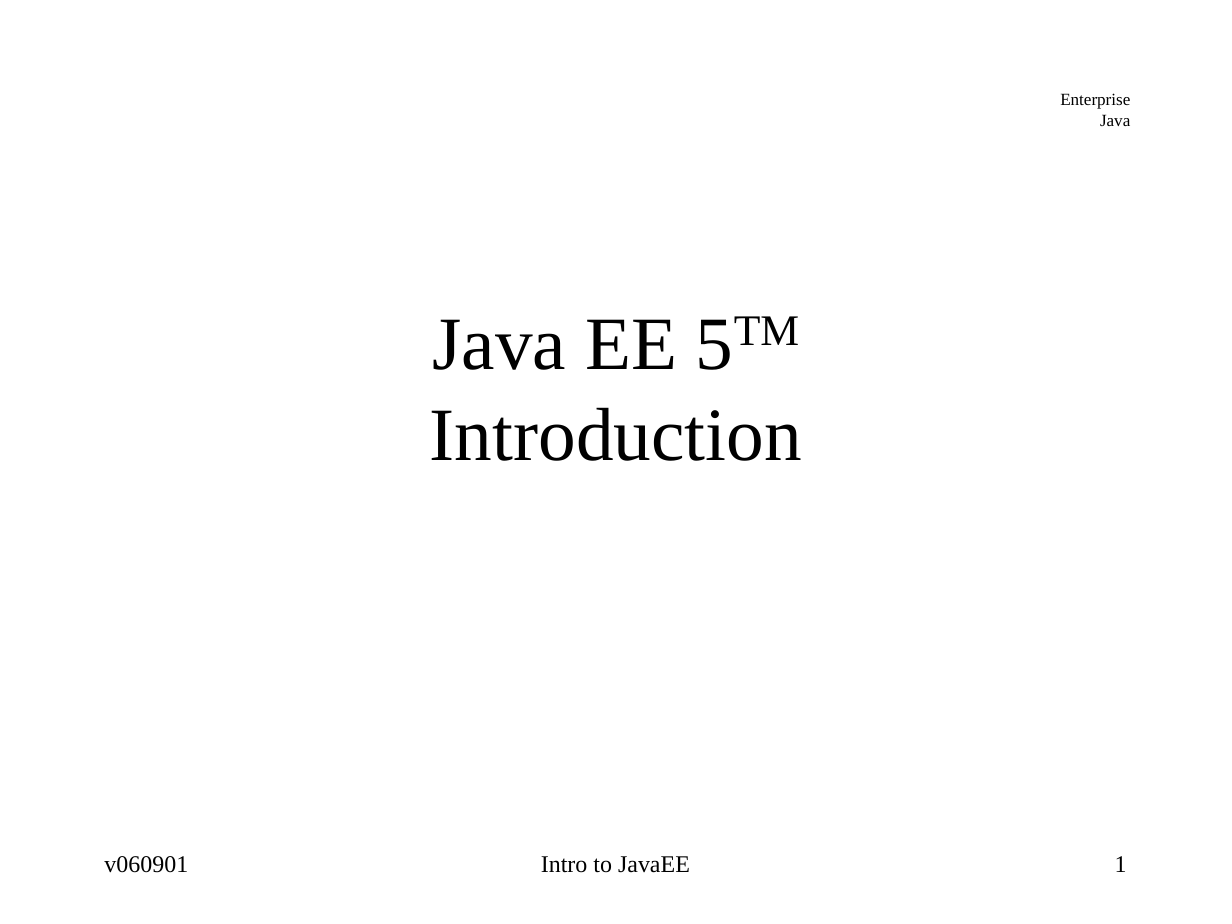
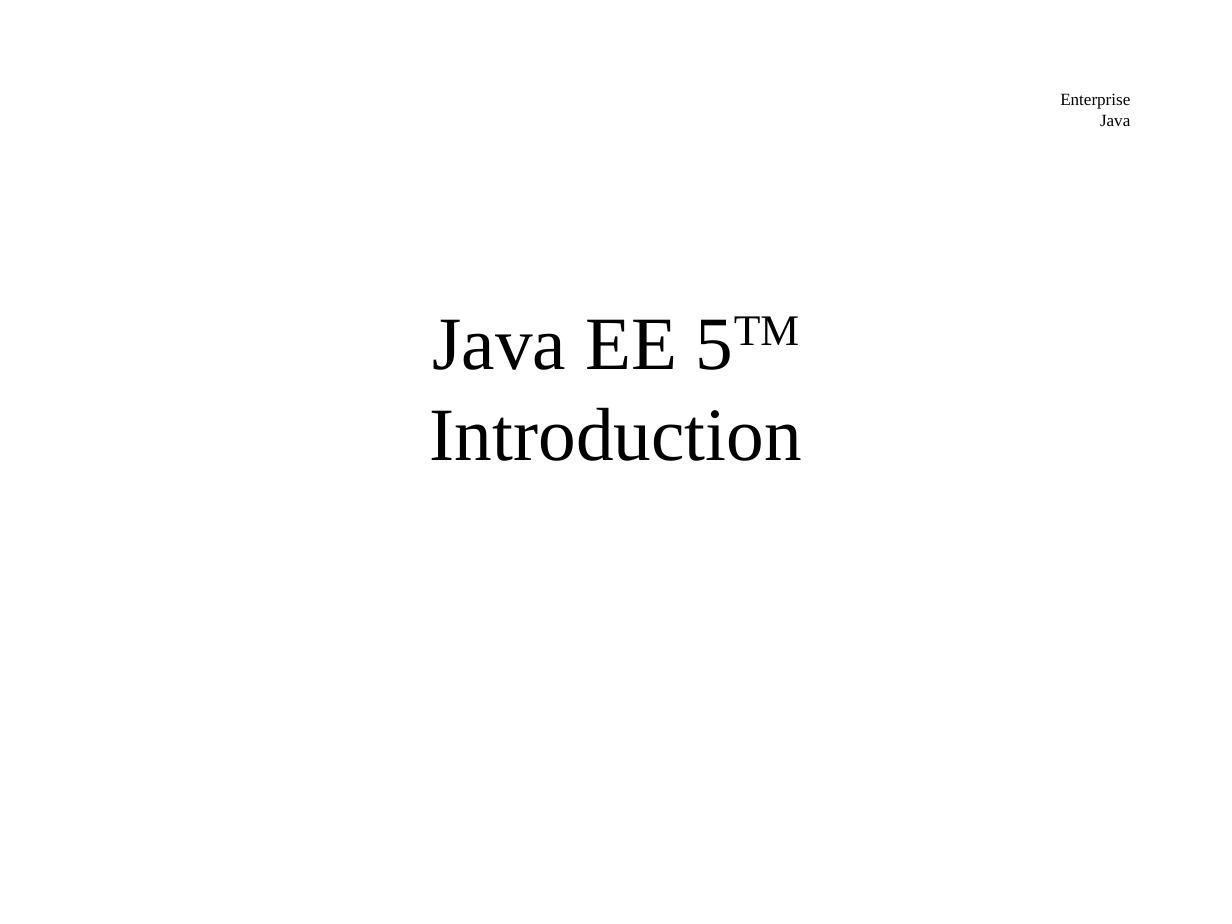
Before and after one commit to jcstaff/ejava-javaee, a slide deck: slide 1 of course-docs/src/site/resources/lectures/javaee-intro.ppt. Drawn at 1232x924 pixels with LibreOffice and Linux fonts; fonts in the diff are those of the drawing. Boxes give left, top, right and bottom in pixels: in the first picture for what was removed or moved away, otherwise in the second. Text is boxed around its words. In the diff, an @@ line names an element or a change of style, - is before the commit and + after.

```diff
--- a/course-docs/src/site/resources/lectures/javaee-intro.ppt
+++ b/course-docs/src/site/resources/lectures/javaee-intro.ppt
@@ text removed at (104, 856, 188, 873) @@
-v060901
@@ text removed at (541, 856, 690, 873) @@
-Intro to JavaEE
@@ page number removed at (1115, 856, 1127, 872) @@
-1
```
Also in this commit, not shown: 20 other slides changed, 2 slides added, 1 slide removed, 26 other files.
